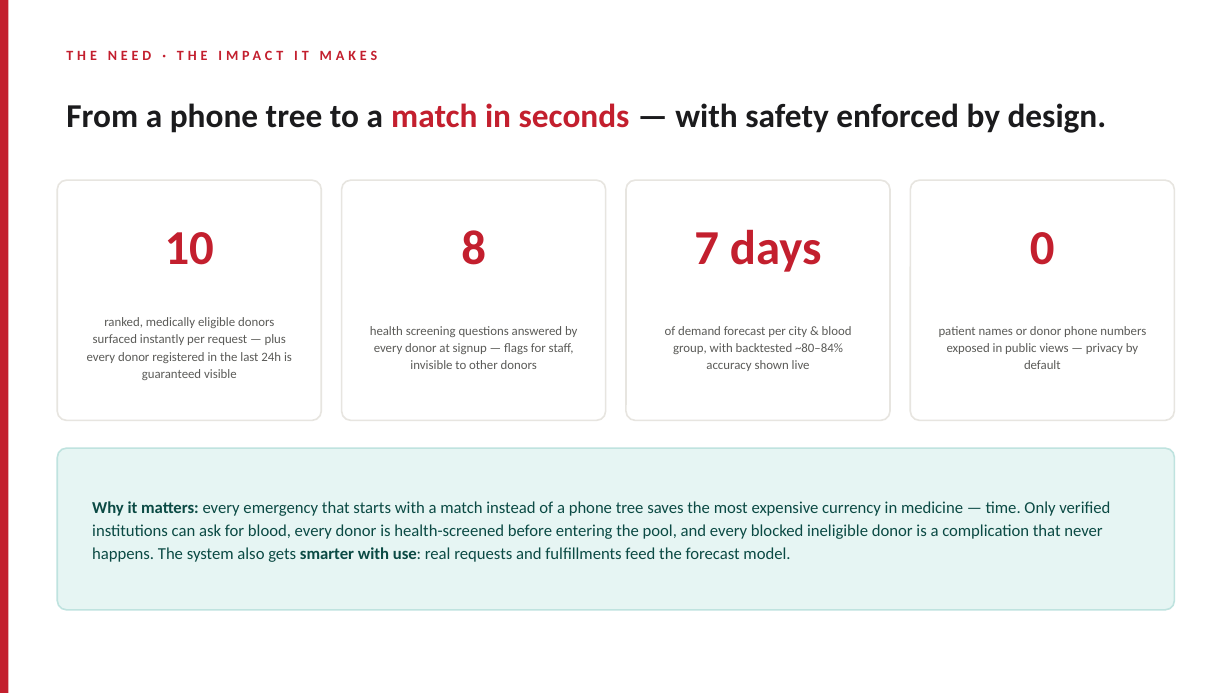
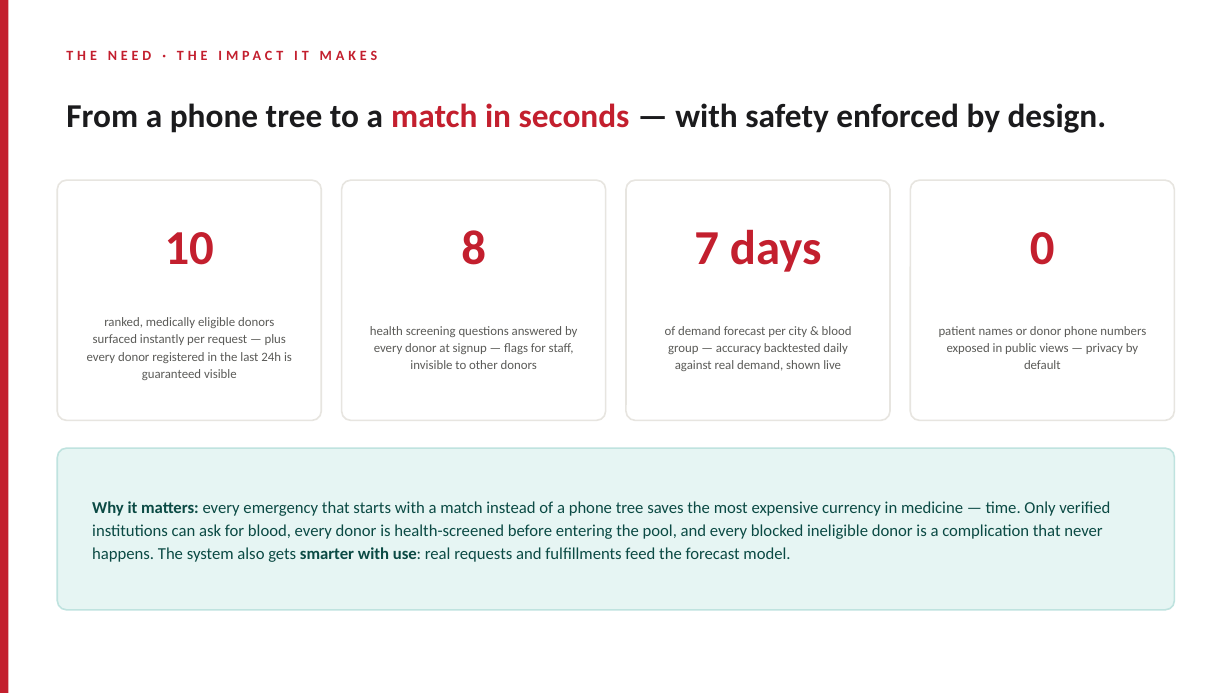
Before and after one commit to sana1234-tech/bloodbridge-AI, a slide deck: slide 5 of presentation/BloodBridge-AI-Presentation.pptx. Drawn at 1232x693 pixels with LibreOffice and Linux fonts; fonts in the diff are those of the drawing. Boxes give left, top, right and bottom in pixels: in the first picture for what was removed or moved away, otherwise in the second. Text is boxed around its words. In the diff, an @@ line names an element or a change of style, - is before the commit and + after.

Commit message:
Sharpen presentation screenshots to 3840x2400 for full-slide legibility; fix analytics accuracy card on default filters; align forecast accuracy claims with live product

```diff
--- a/presentation/BloodBridge-AI-Presentation.pptx
+++ b/presentation/BloodBridge-AI-Presentation.pptx
@@ text at [665,326,852,371]: text changed @@
-of demand forecast per city & blood group, with backtested ~80–84% accuracy shown live
+of demand forecast per city & blood group — accuracy backtested daily against real demand, shown live
```
Also in this commit, not shown: 1 other slide changed, 10 other files.
